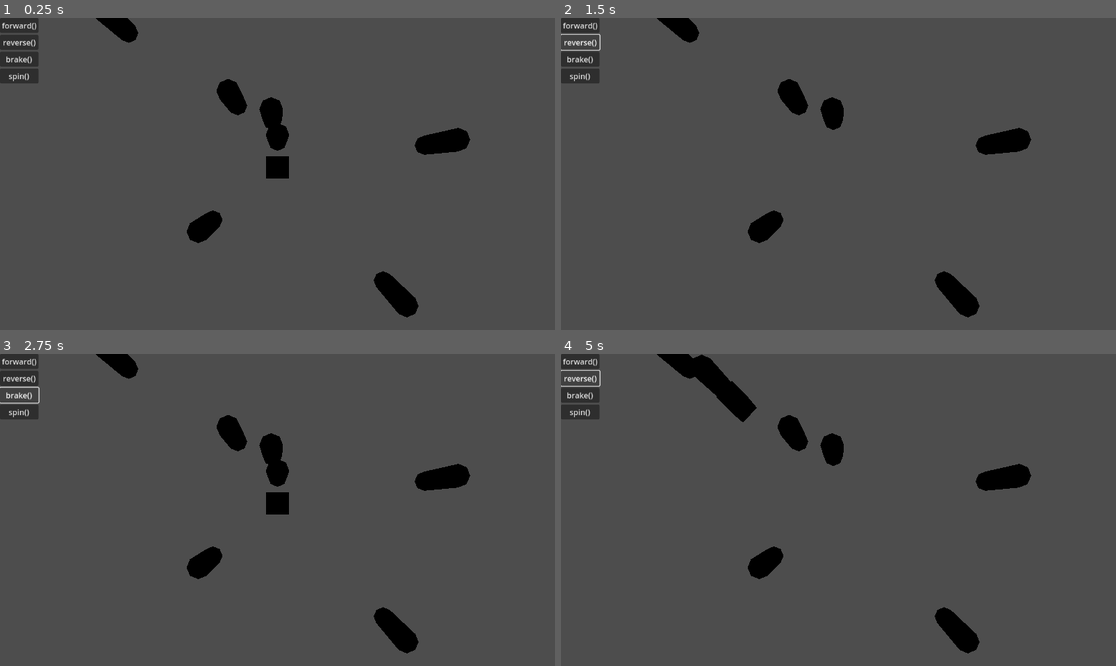
Above: before the commit, frames 1-4 (two rows, left to right).
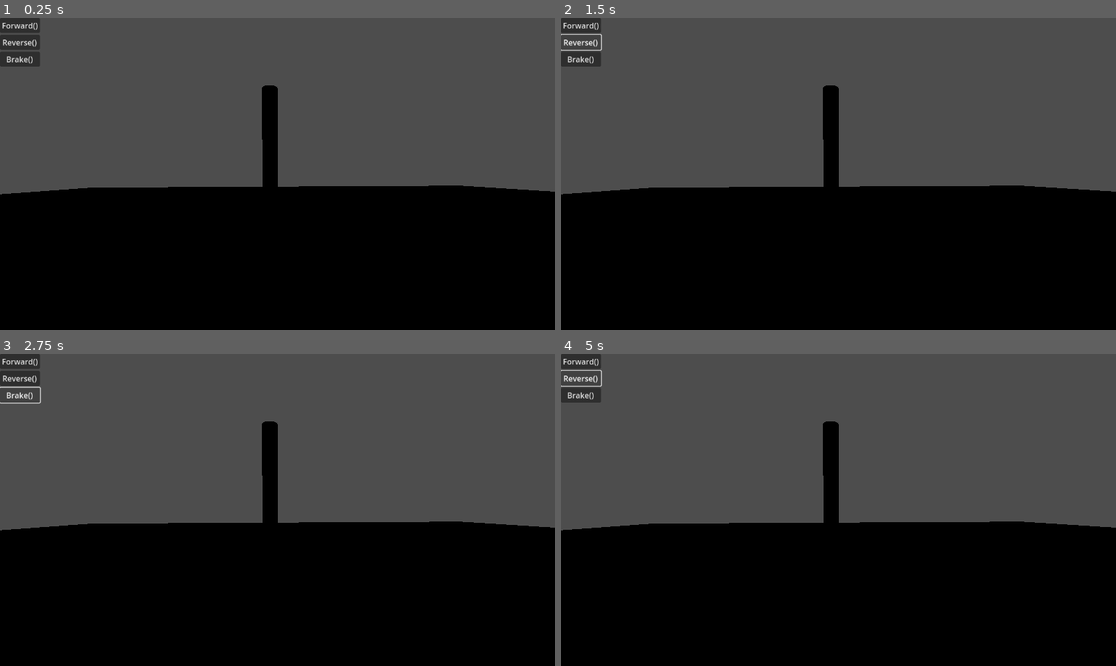
Above: after the commit, the same moments.

Repository: PandorasGit/RoverGame
Game: Godot game, scene res://DevRoom.tscn
The game is run twice, just before and just after one commit, with the same random seed, the same clock (stepped at 60 frames per second) and the same inputs.
Inputs (mouse positions are in pixels of both pictures, inside the frame that each line leads up to):
- Up to frame 1 (0.25 s): no input
- Up to frame 2 (1.5 s): click "forward()" (after the commit: "Forward()") at 0.5 s; click "reverse()" (after the commit: "Reverse()") at 1.25 s
- Up to frame 3 (2.75 s): click "brake()" (after the commit: "Brake()") at 2 s
- Up to frame 4 (5 s): click (577, 413) at 2.75 s, where only the run before the commit has a clickable "spin()"; click "forward()" (after the commit: "Forward()") at 3.5 s; click "reverse()" (after the commit: "Reverse()") at 4.25 s

The runs differ from the first frame. In frame 1, 47% of the frame differs, in the area x 0-100%, y 0-100%; in frame 2, 47%; in frame 3, 47%; in frame 4, 48%.

Commit message:
Add vehicle body based rover

Diff:
--- a/project/DevRoom.tscn
+++ b/project/DevRoom.tscn
@@ -1,32 +1,43 @@
-[gd_scene load_steps=2 format=3 uid="uid://i1fr2h6a5dsh"]
+[gd_scene load_steps=7 format=3 uid="uid://i1fr2h6a5dsh"]
 
-[ext_resource type="PackedScene" uid="uid://bo0k232m32wxv" path="res://Rover/rover.tscn" id="1_2ld4n"]
+[ext_resource type="PackedScene" uid="uid://bxemp6owpggy" path="res://rover.tscn" id="1_6vqof"]
+[ext_resource type="PackedScene" uid="uid://c0sve2nlpfc2" path="res://debug.tscn" id="2_7ejls"]
+
+[sub_resource type="CylinderMesh" id="CylinderMesh_2jjyw"]
+height = 9.447
+
+[sub_resource type="StandardMaterial3D" id="StandardMaterial3D_dqf4j"]
+albedo_color = Color(0.686275, 0.603922, 0.435294, 1)
+
+[sub_resource type="BoxMesh" id="BoxMesh_jr03d"]
+material = SubResource("StandardMaterial3D_dqf4j")
+size = Vector3(100, 1, 100)
+
+[sub_resource type="ConvexPolygonShape3D" id="ConvexPolygonShape3D_kjfwr"]
+points = PackedVector3Array(50.7837, 1.88095, 50.7837, -50.7837, -1.29365, -50.7837, -50.7837, 1.88095, -50.7837, 50.7837, -1.29365, -50.7837, -50.7837, -1.29365, 50.7837, -50.7837, 1.88095, 50.7837, 50.7837, 1.88095, -50.7837, 50.7837, -1.29365, 50.7837)
 
 [node name="DevRoom" type="Node3D"]
 
-[node name="CSGCylinder3D" type="CSGCylinder3D" parent="."]
-transform = Transform3D(1, 0, 0, 0, 1, 0, 0, 0, 1, -2.06958, 0, -3.22137)
+[node name="rover" parent="." instance=ExtResource("1_6vqof")]
+transform = Transform3D(1, 0, 0, 0, 1, 0, 0, 0, 1, 0, 2.15495, 0)
 
-[node name="CSGCylinder3D2" type="CSGCylinder3D" parent="."]
-transform = Transform3D(1, 0, 0, 0, 1, 0, 0, 0, 1, 7.64555, 0, -1.18051)
+[node name="MeshInstance3D" type="MeshInstance3D" parent="."]
+transform = Transform3D(1, 0, 0, 0, 1, 0, 0, 0, 1, 0, 4.67318, -7.94142)
+mesh = SubResource("CylinderMesh_2jjyw")
 
-[node name="CSGCylinder3D3" type="CSGCylinder3D" parent="."]
-transform = Transform3D(1, 0, 0, 0, 1, 0, 0, 0, 1, -3.39303, 0, 2.73209)
+[node name="StaticBody3D" type="StaticBody3D" parent="."]
 
-[node name="CSGCylinder3D4" type="CSGCylinder3D" parent="."]
-transform = Transform3D(1, 0, 0, 0, 1, 0, 0, 0, 1, 2.32451, 0, -8.43028)
+[node name="MeshInstance3D" type="MeshInstance3D" parent="StaticBody3D"]
+mesh = SubResource("BoxMesh_jr03d")
+skeleton = NodePath("../..")
 
-[node name="CSGCylinder3D5" type="CSGCylinder3D" parent="."]
-transform = Transform3D(1, 0, 0, 0, 1, 0, 0, 0, 1, 5.59933, 0, 5.97436)
+[node name="CollisionShape3D" type="CollisionShape3D" parent="StaticBody3D"]
+shape = SubResource("ConvexPolygonShape3D_kjfwr")
 
-[node name="CSGCylinder3D6" type="CSGCylinder3D" parent="."]
-transform = Transform3D(1, 0, 0, 0, 1, 0, 0, 0, 1, -7.64921, 0, -6.91893)
+[node name="debug" parent="." instance=ExtResource("2_7ejls")]
 
-[node name="CSGCylinder3D7" type="CSGCylinder3D" parent="."]
-transform = Transform3D(1, 0, 0, 0, 1, 0, 0, 0, 1, -0.26665, 0, -2.46573)
+[connection signal="pressed" from="debug/VBoxContainer/Forward" to="rover" method="forward"]
+[connection signal="pressed" from="debug/VBoxContainer/Reverse" to="rover" method="reverse"]
+[connection signal="pressed" from="debug/VBoxContainer/Brake" to="rover" method="brake"]
 
-[node name="Rover" parent="." instance=ExtResource("1_2ld4n")]
-
-[node name="Camera3D" type="Camera3D" parent="."]
-transform = Transform3D(1, 0, 0, 0, -0.0269271, 0.999637, 0, -0.999637, -0.0269271, 0, 9.62768, 0.0353985)
-current = true
+[editable path="debug"]
--- a/project/Rover/Rover.gd
+++ /dev/null
@@ -1,48 +0,0 @@
-extends CharacterBody3D
-
-
-var speed = 0
-
-
-func _physics_process(delta):
-	velocity = Vector3.FORWARD.rotated(Vector3.UP, rotation.y) * speed
-	move_and_slide()
-
-func forward():
-	speed = 100
-
-
-func reverse():
-	speed = -100
-
-
-func brake():
-	speed = 0
-
-
-func spin(degrees : int):
-	rotation_degrees.y += degrees
-
-
-func switch_camera(camera : Camera3D):
-	pass
-
-
-func rotate_camera(degress : int):
-	pass
-
-
-func pitch_shoulder(degrees : int):
-	pass
-
-
-func pitch_elbow(degrees : int):
-	pass
-
-
-func open_claw():
-	pass
-
-
-func close_claw():
-	pass
--- a/project/Rover/Rover.tscn
+++ /dev/null
@@ -1,47 +0,0 @@
-[gd_scene load_steps=3 format=3 uid="uid://bo0k232m32wxv"]
-
-[ext_resource type="Script" path="res://Rover/rover.gd" id="1_bmicv"]
-
-[sub_resource type="BoxShape3D" id="BoxShape3D_8pw05"]
-
-[node name="Rover" type="CharacterBody3D"]
-script = ExtResource("1_bmicv")
-
-[node name="CSGBox3D" type="CSGBox3D" parent="."]
-
-[node name="Camera3D" type="Camera3D" parent="."]
-transform = Transform3D(1, 0, 0, 0, 1, 0, 0, 0, 1, 0, 1.01093, 0.520652)
-
-[node name="VBoxContainer" type="VBoxContainer" parent="."]
-offset_right = 40.0
-offset_bottom = 40.0
-
-[node name="Forward" type="Button" parent="VBoxContainer"]
-layout_mode = 2
-text = "forward()"
-
-[node name="Reverse" type="Button" parent="VBoxContainer"]
-layout_mode = 2
-text = "reverse()"
-
-[node name="Brake" type="Button" parent="VBoxContainer"]
-layout_mode = 2
-text = "brake()"
-
-[node name="Spin" type="Button" parent="VBoxContainer"]
-layout_mode = 2
-text = "spin()"
-
-[node name="Marker3D" type="Marker3D" parent="."]
-transform = Transform3D(1, 0, 0, 0, 1, 0, 0, 0, 1, 0, 0, -0.998885)
-
-[node name="CollisionShape3D" type="CollisionShape3D" parent="."]
-shape = SubResource("BoxShape3D_8pw05")
-
-[node name="CSGCylinder3D" type="CSGCylinder3D" parent="."]
-transform = Transform3D(1, 0, 0, 0, 1, 0, 0, 0, 1, 0, 0, -1.38506)
-
-[connection signal="pressed" from="VBoxContainer/Forward" to="." method="forward"]
-[connection signal="pressed" from="VBoxContainer/Reverse" to="." method="reverse"]
-[connection signal="pressed" from="VBoxContainer/Brake" to="." method="brake"]
-[connection signal="pressed" from="VBoxContainer/Spin" to="." method="spin" binds= [45]]
--- /dev/null
+++ b/project/debug.tscn
@@ -0,0 +1,26 @@
+[gd_scene format=3 uid="uid://c0sve2nlpfc2"]
+
+[node name="debug" type="Control"]
+layout_mode = 3
+anchors_preset = 15
+anchor_right = 1.0
+anchor_bottom = 1.0
+grow_horizontal = 2
+grow_vertical = 2
+
+[node name="VBoxContainer" type="VBoxContainer" parent="."]
+layout_mode = 0
+offset_right = 40.0
+offset_bottom = 40.0
+
+[node name="Forward" type="Button" parent="VBoxContainer"]
+layout_mode = 2
+text = "Forward()"
+
+[node name="Reverse" type="Button" parent="VBoxContainer"]
+layout_mode = 2
+text = "Reverse()"
+
+[node name="Brake" type="Button" parent="VBoxContainer"]
+layout_mode = 2
+text = "Brake()"
--- /dev/null
+++ b/project/rover.gd
@@ -0,0 +1,20 @@
+extends Node3D
+
+
+func forward():
+	$VehicleBody3D.brake = 0
+	$VehicleBody3D.engine_force = -10
+
+
+func reverse():
+	$VehicleBody3D.brake = 0
+	$VehicleBody3D.engine_force = 10
+
+
+func brake():
+	$VehicleBody3D.engine_force = 0
+	$VehicleBody3D.brake = 0.5
+
+
+func spin():
+	pass
--- /dev/null
+++ b/project/rover.tscn
@@ -0,0 +1,86 @@
+[gd_scene load_steps=7 format=3 uid="uid://bxemp6owpggy"]
+
+[ext_resource type="Script" path="res://rover.gd" id="1_8iqnh"]
+
+[sub_resource type="StandardMaterial3D" id="StandardMaterial3D_m8cvc"]
+albedo_color = Color(0.937255, 0.4, 0.466667, 1)
+
+[sub_resource type="BoxMesh" id="BoxMesh_lob0f"]
+material = SubResource("StandardMaterial3D_m8cvc")
+size = Vector3(1.5, 1, 3)
+
+[sub_resource type="ConvexPolygonShape3D" id="ConvexPolygonShape3D_2oe1i"]
+points = PackedVector3Array(-0.738095, 0.5, -1.45426, 0.75, -0.268284, 1.43118, 0.75, -0.492064, 1.43118, -0.738095, 0.5, 1.45426, -0.738095, -0.5, 1.45426, 0.75, -0.492064, -1.43118, 0.75, 0.49216, -1.43146, -0.738095, -0.5, -1.45426, 0.75, 0.49216, 1.43146)
+
+[sub_resource type="StandardMaterial3D" id="StandardMaterial3D_68ods"]
+albedo_color = Color(0.117647, 0.117647, 0.117647, 1)
+
+[sub_resource type="CylinderMesh" id="CylinderMesh_7msfv"]
+material = SubResource("StandardMaterial3D_68ods")
+height = 0.404
+
+[node name="rover" type="Node3D"]
+script = ExtResource("1_8iqnh")
+
+[node name="VehicleBody3D" type="VehicleBody3D" parent="."]
+
+[node name="MeshInstance3D" type="MeshInstance3D" parent="VehicleBody3D"]
+mesh = SubResource("BoxMesh_lob0f")
+
+[node name="CollisionShape3D" type="CollisionShape3D" parent="VehicleBody3D"]
+shape = SubResource("ConvexPolygonShape3D_2oe1i")
+
+[node name="FrontRight" type="VehicleWheel3D" parent="VehicleBody3D"]
+transform = Transform3D(1, 0, 0, 0, 1, 0, 0, 0, 1, 1.26923, -0.924278, -1.2414)
+use_as_traction = true
+use_as_steering = true
+
+[node name="MeshInstance3D" type="MeshInstance3D" parent="VehicleBody3D/FrontRight"]
+transform = Transform3D(-4.37114e-08, 1, 0, -1, -4.37114e-08, 0, 0, 0, 1, 0, 0, 0)
+mesh = SubResource("CylinderMesh_7msfv")
+
+[node name="MiddleRight" type="VehicleWheel3D" parent="VehicleBody3D"]
+transform = Transform3D(1, 0, 0, 0, 1, 0, 0, 0, 1, 1.26923, -0.924278, 9.53674e-07)
+use_as_traction = true
+
+[node name="MeshInstance3D" type="MeshInstance3D" parent="VehicleBody3D/MiddleRight"]
+transform = Transform3D(-4.37114e-08, 1, 0, -1, -4.37114e-08, 0, 0, 0, 1, 0, 0, 0)
+mesh = SubResource("CylinderMesh_7msfv")
+
+[node name="BackRight" type="VehicleWheel3D" parent="VehicleBody3D"]
+transform = Transform3D(1, 0, 0, 0, 1, 0, 0, 0, 1, 1.26923, -0.924278, 1.32262)
+use_as_traction = true
+use_as_steering = true
+
+[node name="MeshInstance3D" type="MeshInstance3D" parent="VehicleBody3D/BackRight"]
+transform = Transform3D(-4.37114e-08, 1, 0, -1, -4.37114e-08, 0, 0, 0, 1, 0, 0, 0)
+mesh = SubResource("CylinderMesh_7msfv")
+
+[node name="FrontLeft" type="VehicleWheel3D" parent="VehicleBody3D"]
+transform = Transform3D(1, 0, 0, 0, 1, 0, 0, 0, 1, -1.27714, -0.924278, -1.2414)
+use_as_traction = true
+use_as_steering = true
+
+[node name="MeshInstance3D" type="MeshInstance3D" parent="VehicleBody3D/FrontLeft"]
+transform = Transform3D(-4.37114e-08, 1, 0, -1, -4.37114e-08, 0, 0, 0, 1, 0, 0, 0)
+mesh = SubResource("CylinderMesh_7msfv")
+
+[node name="MiddleLeft" type="VehicleWheel3D" parent="VehicleBody3D"]
+transform = Transform3D(1, 0, 0, 0, 1, 0, 0, 0, 1, -1.27714, -0.924278, 9.53674e-07)
+use_as_traction = true
+
+[node name="MeshInstance3D" type="MeshInstance3D" parent="VehicleBody3D/MiddleLeft"]
+transform = Transform3D(-4.37114e-08, 1, 0, -1, -4.37114e-08, 0, 0, 0, 1, 0, 0, 0)
+mesh = SubResource("CylinderMesh_7msfv")
+
+[node name="BackLeft" type="VehicleWheel3D" parent="VehicleBody3D"]
+transform = Transform3D(1, 0, 0, 0, 1, 0, 0, 0, 1, -1.27714, -0.924278, 1.32262)
+use_as_traction = true
+use_as_steering = true
+
+[node name="MeshInstance3D" type="MeshInstance3D" parent="VehicleBody3D/BackLeft"]
+transform = Transform3D(-4.37114e-08, 1, 0, -1, -4.37114e-08, 0, 0, 0, 1, 0, 0, 0)
+mesh = SubResource("CylinderMesh_7msfv")
+
+[node name="Camera3D" type="Camera3D" parent="VehicleBody3D"]
+transform = Transform3D(1, 0, 0, 0, 1, 0, 0, 0, 1, 0.457738, 1.5542, 5.07729)
